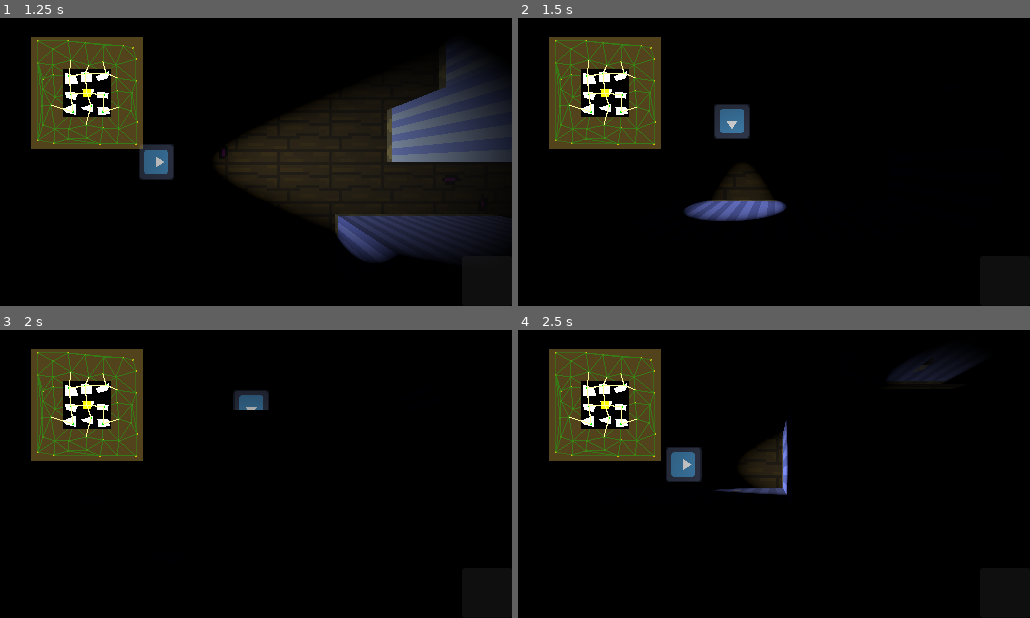
Above: before the commit, frames 1-4 (two rows, left to right).
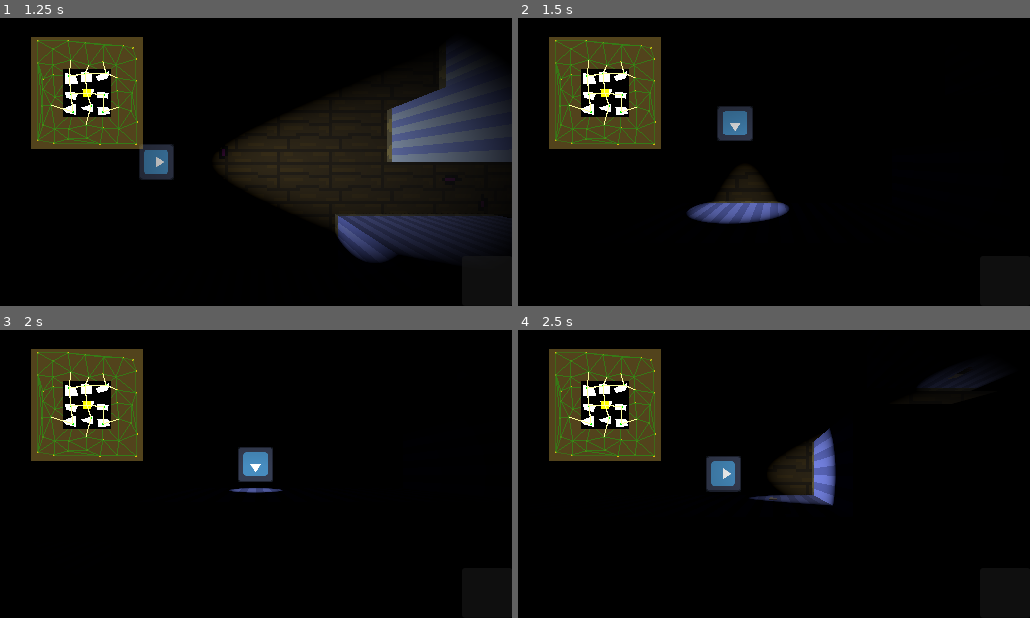
Above: after the commit, the same moments.

Repository: GammaRayTea/project-3-primordial-mass
Game: Godot game, scene res://main.tscn
The game is run twice, just before and just after one commit, with the same random seed, the same clock (stepped at 60 frames per second) and the same inputs. The engine's default icon, where the game draws it, is replaced by a stand-in: a white triangle on a blue panel in a dark square.
Inputs:
- Up to frame 1 (1.25 s): tap Enter at 0.5 s; hold D (move_right) from 0.53 s (still down); tap E (interact) at 0.6 s
- Up to frame 2 (1.5 s): release D (move_right) at 1.28 s; hold S (move_down) from 1.28 s (still down); tap Shift (sprint) at 1.35 s
- Up to frame 3 (2 s): keep holding S (move_down)
- Up to frame 4 (2.5 s): release S (move_down) at 2.03 s; hold D (move_right) from 2.03 s (still down); tap E (interact) at 2.1 s

Frame 1 is identical in both runs. In frame 2, 1.4% of the frame differs, in the area x 32-53%, y 29-72%; in frame 3, 1.4%; in frame 4, 5.6%, in the area x 28-93%, y 10-62%.

Commit message:
changed camera collision detection to work with low walls

Diff:
--- a/game/player/player.tscn
+++ b/game/player/player.tscn
@@ -71,7 +71,7 @@
 [node name="CameraStuff" type="Node3D" parent="." unique_id=1412342342]
 
 [node name="CameraRayCast" type="RayCast3D" parent="CameraStuff" unique_id=1700300430]
-transform = Transform3D(1, 0, 0, 0, 1, 0, 0, 0, 1, 0, 2.6210704, 0)
+transform = Transform3D(1, 0, 0, 0, 1, 0, 0, 0, 1, 0, 0.5, 0)
 collide_with_areas = true
 debug_shape_custom_color = Color(1, 0, 0.4745098, 1)
 
